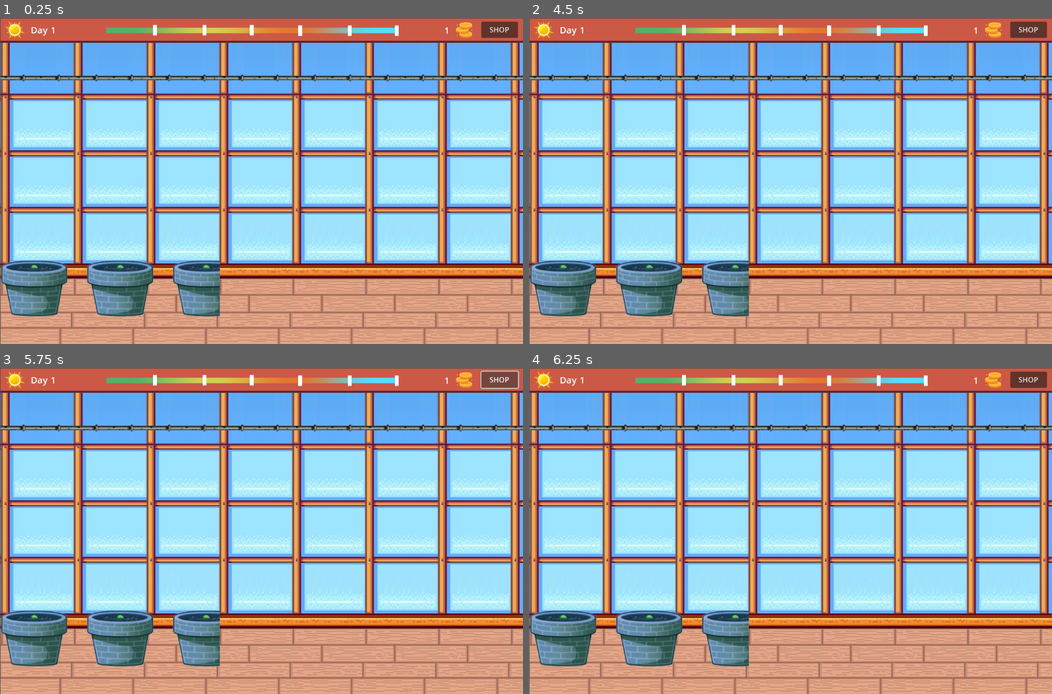
Above: before the commit, frames 1-4 (two rows, left to right).
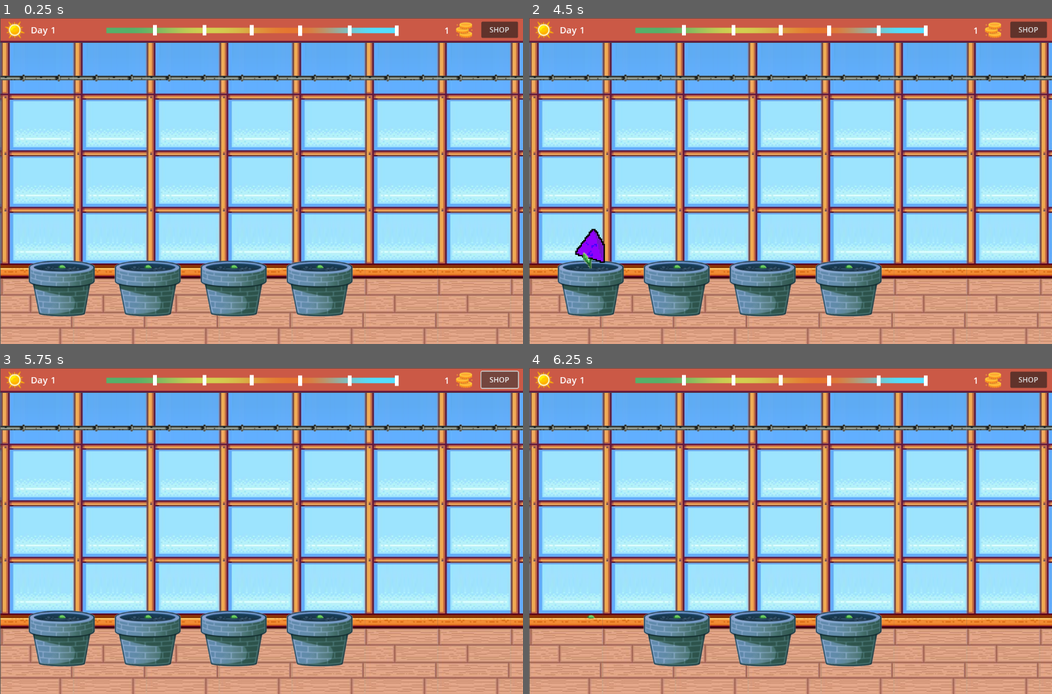
Above: after the commit, the same moments.

Repository: vickyfray/dice-farm-sim
Game: Godot game, scene res://main.tscn
The game is run twice, just before and just after one commit, with the same random seed, the same clock (stepped at 60 frames per second) and the same inputs. The project has no main scene, so this scene is started directly.
Inputs (mouse positions are in pixels of both pictures, inside the frame that each line leads up to):
- Up to frame 1 (0.25 s): no input
- Up to frame 2 (4.5 s): click (591, 194) at 0.52 s; click "SHOP" at 1.25 s; click (565, 288) at 2.02 s; click "SHOP" at 2.75 s; click (565, 288) at 3.52 s; click (591, 194) at 4.27 s
- Up to frame 3 (5.75 s): click "SHOP" at 5 s
- Up to frame 4 (6.25 s): click (565, 638) at 5.77 s

The runs differ from the first frame. In frame 1, 9.3% of the frame differs, in the area x 0-68%, y 74-92%; in frame 2, 9.7%, in the area x 0-68%, y 64-92%; in frame 3, 9.3%; in frame 4, 8.7%.

Commit message:
pots are buttons

Diff:
--- a/main.tscn
+++ b/main.tscn
@@ -56,22 +56,22 @@
 layout_direction = 2
 offset_left = 1.0
 offset_top = 111.0
-offset_right = 486.0
+offset_right = 1157.0
 offset_bottom = 679.0
 horizontal_scroll_mode = 3
 vertical_scroll_mode = 0
 scroll_deadzone = 30
-
-[node name="MarginContainer" type="MarginContainer" parent="CanvasLayer/ScrollContainer"]
-custom_minimum_size = Vector2(20, 20)
-layout_direction = 2
-layout_mode = 2
 
 [node name="HBoxContainer" type="HBoxContainer" parent="CanvasLayer/ScrollContainer"]
 layout_mode = 2
 size_flags_horizontal = 3
 size_flags_vertical = 3
 theme_override_constants/separation = 40
+
+[node name="MarginContainerLeft" type="MarginContainer" parent="CanvasLayer/ScrollContainer/HBoxContainer"]
+custom_minimum_size = Vector2(20, 200)
+layout_direction = 2
+layout_mode = 2
 
 [node name="PlantPot" parent="CanvasLayer/ScrollContainer/HBoxContainer" instance=ExtResource("3_huqx6")]
 layout_mode = 2
@@ -84,3 +84,8 @@
 
 [node name="PlantPot4" parent="CanvasLayer/ScrollContainer/HBoxContainer" instance=ExtResource("3_huqx6")]
 layout_mode = 2
+
+[node name="MarginContainerRight" type="MarginContainer" parent="CanvasLayer/ScrollContainer/HBoxContainer"]
+custom_minimum_size = Vector2(20, 200)
+layout_direction = 2
+layout_mode = 2
--- a/plant_pot.gd
+++ b/plant_pot.gd
@@ -6,7 +6,7 @@
 		plant_texture = value
 		if plant:
 			plant.texture = value
-@onready var plant = $PlantImage
+@onready var plant = $PlantButton
 
 func _ready():
 	if plant and plant_texture:
--- a/plant_pot.tscn
+++ b/plant_pot.tscn
@@ -1,13 +1,18 @@
-[gd_scene load_steps=5 format=3 uid="uid://cm27f41afdxil"]
+[gd_scene load_steps=8 format=3 uid="uid://csbeax6hobagr"]
 
 [ext_resource type="Script" path="res://plant_pot.gd" id="1_3td4i"]
 [ext_resource type="Texture2D" uid="uid://dy511dfwq2iq1" path="res://assets/images/pot.png" id="1_ntgyw"]
 [ext_resource type="Texture2D" uid="uid://dryijhm5joisc" path="res://assets/images/plant-stage1.png" id="3_g0ofb"]
+[ext_resource type="Texture2D" uid="uid://d4fc7a6qhew7v" path="res://assets/images/plant-stage4.png" id="4_nljer"]
+[ext_resource type="Texture2D" uid="uid://dou1mu2s45ajw" path="res://assets/images/plant-stage2.png" id="5_048yv"]
 
 [sub_resource type="Theme" id="Theme_vp2dj"]
 
+[sub_resource type="ImageTexture" id="ImageTexture_e750n"]
+
 [node name="PlantPot" type="TextureRect"]
 custom_minimum_size = Vector2(150, 440)
+offset_top = 1.0
 offset_right = 150.0
 offset_bottom = 550.0
 theme = SubResource("Theme_vp2dj")
@@ -18,12 +23,19 @@
 
 [node name="Pot" type="TextureButton" parent="."]
 layout_mode = 0
-offset_left = 1.0
+offset_left = 2.0
 offset_top = 425.0
-offset_right = 148.0
+offset_right = 149.0
 offset_bottom = 548.0
 texture_normal = ExtResource("1_ntgyw")
+texture_hover = SubResource("ImageTexture_e750n")
 
-[node name="PlantImage" type="Sprite2D" parent="."]
-position = Vector2(73.5, 279.5)
-texture = ExtResource("3_g0ofb")
+[node name="PlantButton" type="TextureButton" parent="."]
+layout_mode = 0
+offset_left = 7.0
+offset_top = 111.0
+offset_right = 143.0
+offset_bottom = 448.0
+texture_normal = ExtResource("3_g0ofb")
+texture_pressed = ExtResource("4_nljer")
+texture_hover = ExtResource("5_048yv")
Not shown: 1 places in main.tscn that only renumber resources
